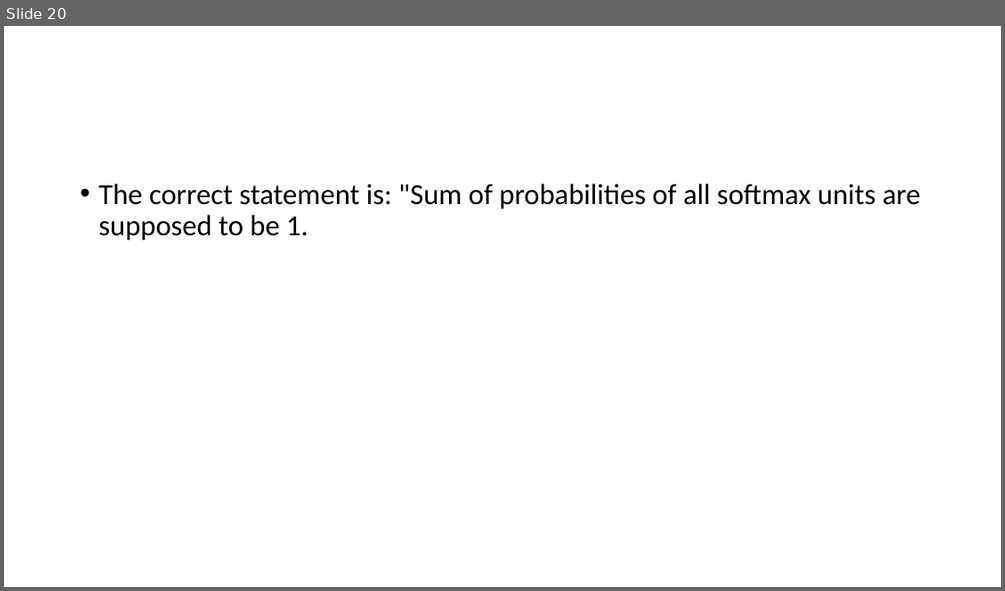
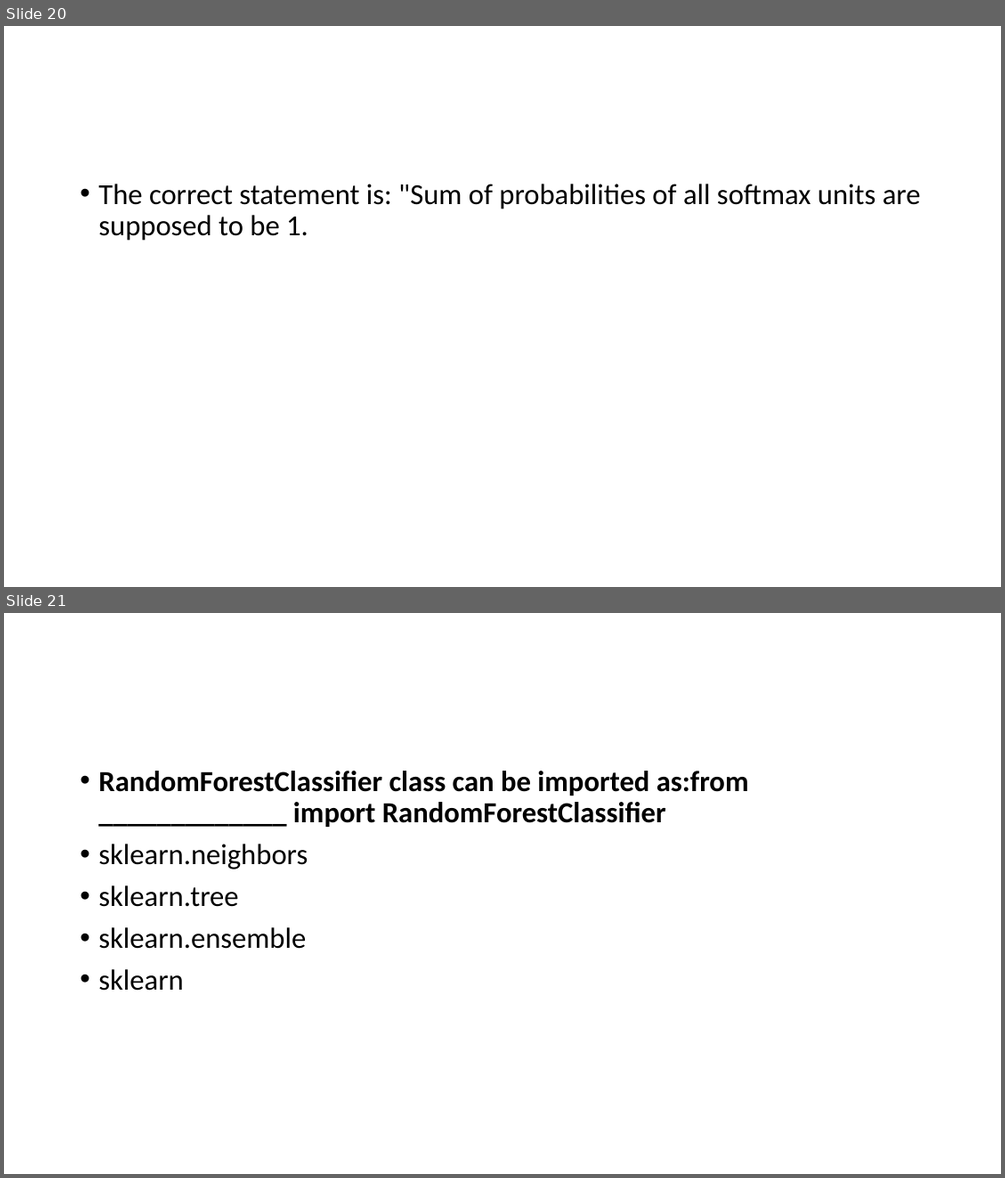
Before and after one commit to Saira55/Machine-Learning-Multiple-Choice-Questions, a slide deck: Machine Learning Quiz Question.pptx. Shown one above the other, each under a label of ours: slide 20 before the commit, slides 20 and 21 after it. The pictures are 1005x591 and 1005x1178 pixels, drawn with LibreOffice and Linux fonts; fonts in the diff are those of the drawing. Boxes give left, top, right and bottom in pixels: in the first picture for what was removed or moved away, otherwise in the second. Text is boxed around its words. In the diff, an @@ line names an element or a change of style, - is before the commit and + after.

```diff
--- a/Machine Learning Quiz Question.pptx
+++ b/Machine Learning Quiz Question.pptx
@@ slide 21 added at (x1=4, y1=613, x2=1001, y2=1174), background #FFFFFF @@
@@ text added at (x1=98, y1=771, x2=749, y2=990), 28 pt, text #000000, bold @@
+• RandomForestClassifier class can be imported as:from _____________ import RandomForestClassifier
+• sklearn.neighbors
+• sklearn.tree
+• sklearn.ensemble
+• sklearn
```
Also in this commit, not shown: 1 other slide added.
